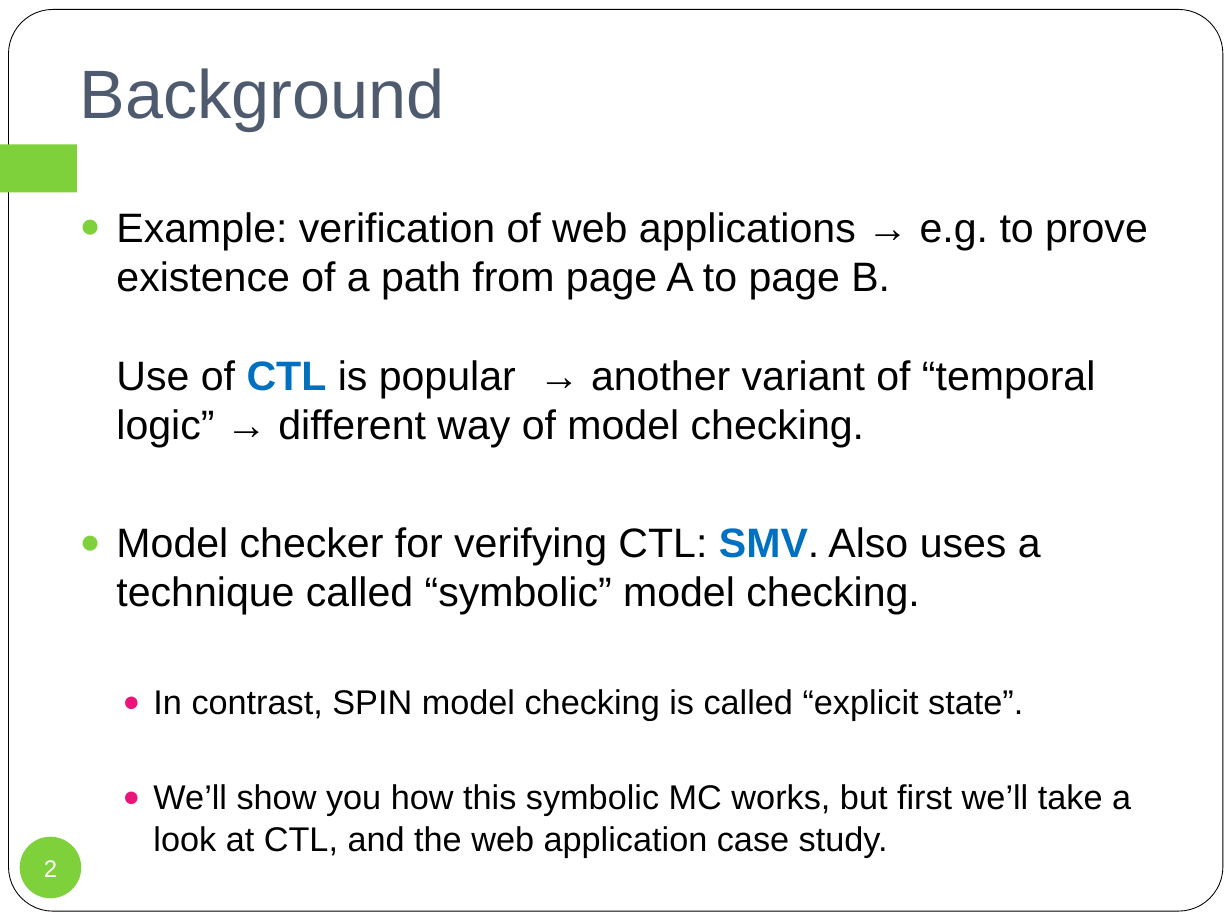
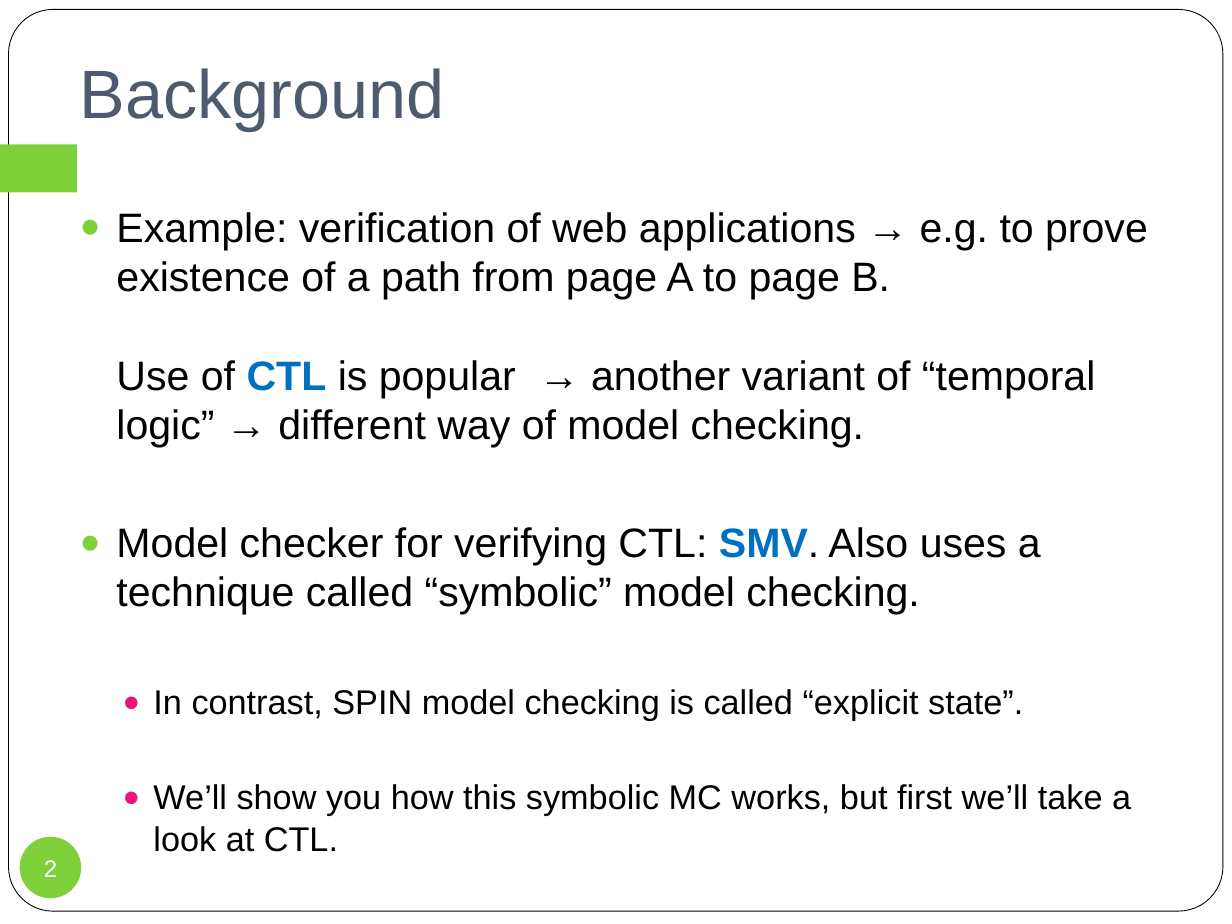
Before and after one commit to wooshrow/infopv, a slide deck: slide 2 of slides/PV_smc.pptx. Drawn at 1232x924 pixels with LibreOffice and Linux fonts; fonts in the diff are those of the drawing. Boxes give left, top, right and bottom in pixels: in the first picture for what was removed or moved away, otherwise in the second. Text is boxed around its words. In the diff, an @@ line names an element or a change of style, - is before the commit and + after.

```diff
--- a/slides/PV_smc.pptx
+++ b/slides/PV_smc.pptx
@@ text at [153,784,1131,816]: text changed @@
-  ● We’ll show you how this symbolic MC works, but first we’ll take a look at CTL, and the web application case study.
+  ● We’ll show you how this symbolic MC works, but first we’ll take a look at CTL.
```
Also in this commit, not shown: 7 other slides changed, 2 slides added, 4 other files.
